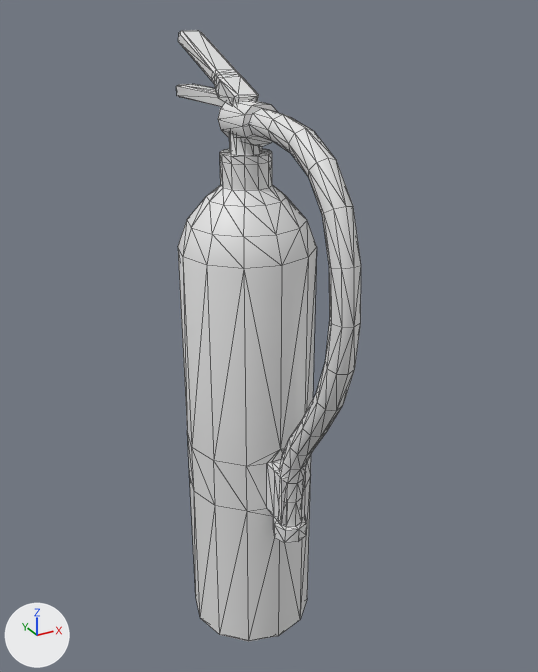
The FBX model Assets/Enviro Static Meshes/Meshes/SM_FireExtinguiser.fbx: old version first, new version second.
Both versions are drawn from a 50 mm camera at (-0.312, -0.611, 0.652) aimed at (0.017, -0.013, 0.352). Lighting does not change. The marker at lower left points along +X, +Y and +Z. Mesh edges are drawn as thin lines. Where no turn or scale is listed for an object, it has been applied to the vertices.

Objects in the first picture: 'SM_FireExtinguiser'.
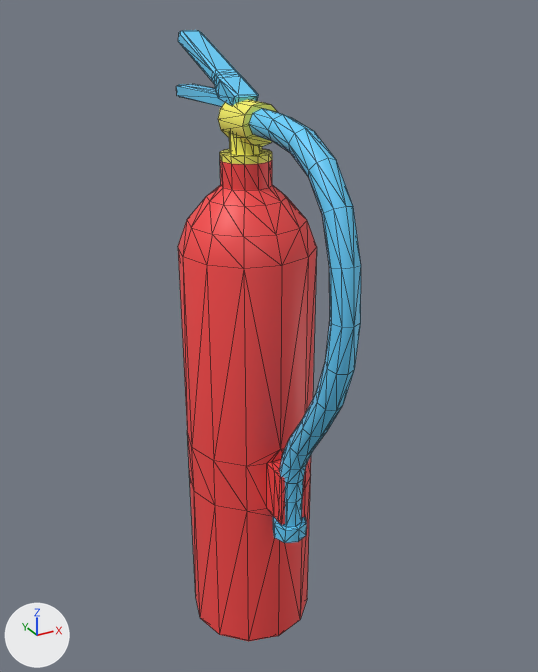
Boxes [x1, y1, x2, y2] around the edits, measured in the pictures (538 x 672 px):
'SM_FireExtinguiser', surface changed (grey to red)
    both: [176, 30, 361, 641]

Patch to the scene script:
```diff
--- a/Assets/Enviro Static Meshes/Meshes/SM_FireExtinguiser.fbx.py
+++ b/Assets/Enviro Static Meshes/Meshes/SM_FireExtinguiser.fbx.py
@@ img_prop_texture_set01_png @@
+img_prop_texture_set01_png = load_image('Prop_Texture_Set01.png', '../../Materials/Prop_Texture_Set01.png', 64, 64, 'sRGB')
@@ mat_mr_props @@
 mat_mr_props = principled_material('MR_Props')
-mat_mr_props.base_color = (0.8, 0.8, 0.8)  # white #e7e7e7
+mat_mr_props.texture = img_prop_texture_set01_png
@@ me_cylinder_001 @@
 me_cylinder_001.from_pydata(...)  # 436 vertices, 812 faces; spans x -0.066..0.066, y -0.179..0.136, z 0.0..0.632
 # used by ob_sm_fireextinguiser; location = (0.0, 0.0, 0.0)
+# me_cylinder_001 part 1: texture (UV) coordinates of 812 of 812 faces, centred in x -0.063..0.063, y -0.175..0.136, z 0.0..0.632, changed; they spanned u -0.03..1.0, v -0.03..1.0 and now span u 0.2..0.74, v 0.18..0.95
 me_cylinder_001.materials.append(mat_mr_props)
```
